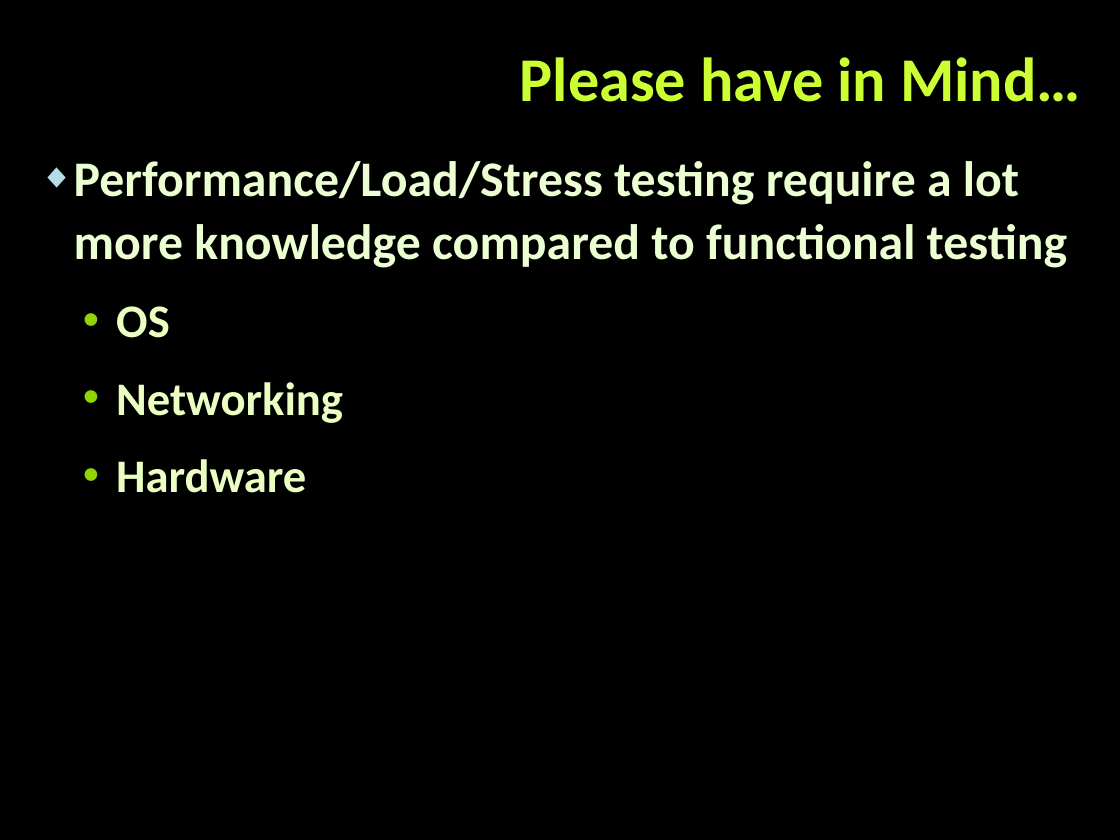
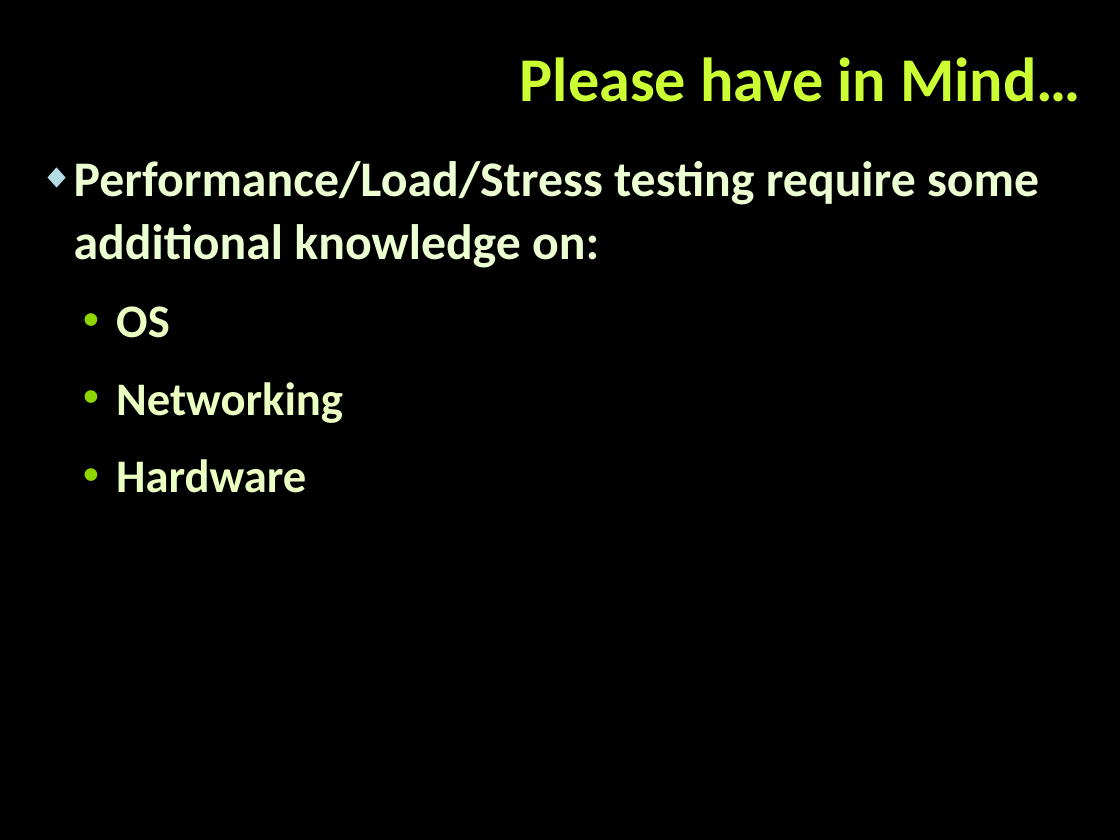
Before and after one commit to TelerikAcademy/QA-Academy, a slide deck: slide 8 of 29. Web Services - Performance testing/Web Services - Performance testing.pptx. Drawn at 1120x840 pixels with LibreOffice and Linux fonts; fonts in the diff are those of the drawing; background and template pictures are left out. Boxes give left, top, right and bottom in pixels: in the first picture for what was removed or moved away, otherwise in the second. Text is boxed around its words. In the diff, an @@ line names an element or a change of style, - is before the commit and + after.

```diff
--- a/29. Web Services - Performance testing/Web Services - Performance testing.pptx
+++ b/29. Web Services - Performance testing/Web Services - Performance testing.pptx
@@ text at bbox=[74, 161, 1039, 268]: text changed @@
-◆ Performance/Load/Stress testing require a lot more knowledge compared to functional testing
+◆ Performance/Load/Stress testing require some additional knowledge on:
```
Also in this commit, not shown: 5 other slides changed, 1 slide added, 3 slides removed.
